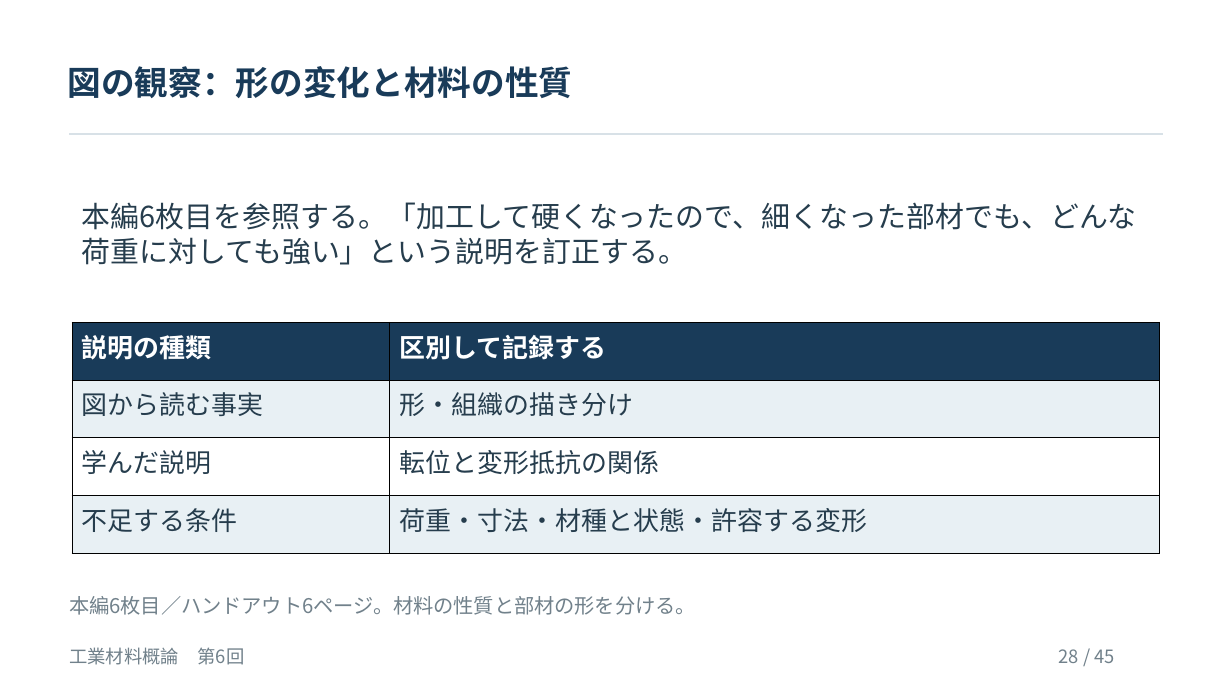
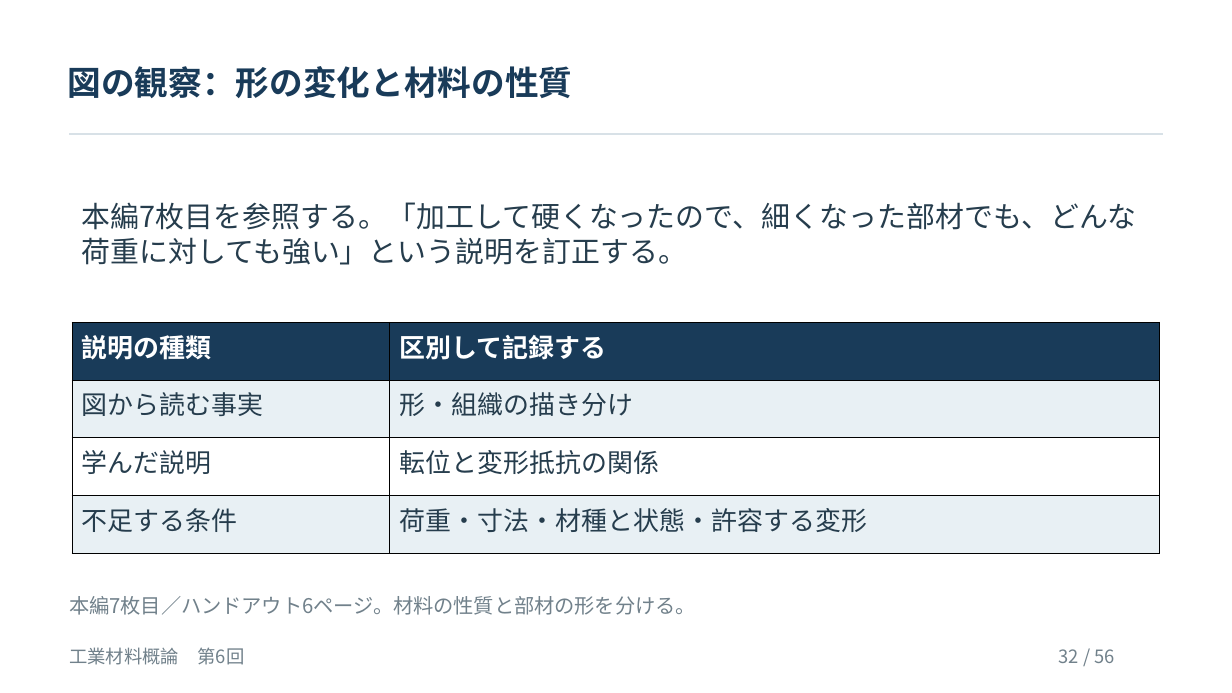
Before and after one commit to zooc-14calbp/industrial-materials-course, a slide deck: slide 32 of 学生用/第06回/06_授業スライド.pptx (slide 28 before the commit). Drawn at 1232x693 pixels with LibreOffice and Linux fonts; fonts in the diff are those of the drawing. Boxes give left, top, right and bottom in pixels: in the first picture for what was removed or moved away, otherwise in the second. Text is boxed around its words. In the diff, an @@ line names an element or a change of style, - is before the commit and + after.

```diff
--- a/学生用/第06回/06_授業スライド.pptx
+++ b/学生用/第06回/06_授業スライド.pptx
@@ text at [82,202,1137,265]: text changed @@
-本編6枚目を参照する。「加工して硬くなったので、細くなった部材でも、どんな荷重に対しても強い」という説明を訂正する。
+本編7枚目を参照する。「加工して硬くなったので、細くなった部材でも、どんな荷重に対しても強い」という説明を訂正する。
@@ text at [69,596,695,615]: text changed @@
-本編6枚目／ハンドアウト6ページ。材料の性質と部材の形を分ける。
+本編7枚目／ハンドアウト6ページ。材料の性質と部材の形を分ける。
@@ text at [1059,649,1114,663]: text changed @@
-28 / 45
+32 / 56
```
Also in this commit, not shown: 50 other slides changed, 5 slides added, 9 other files.
